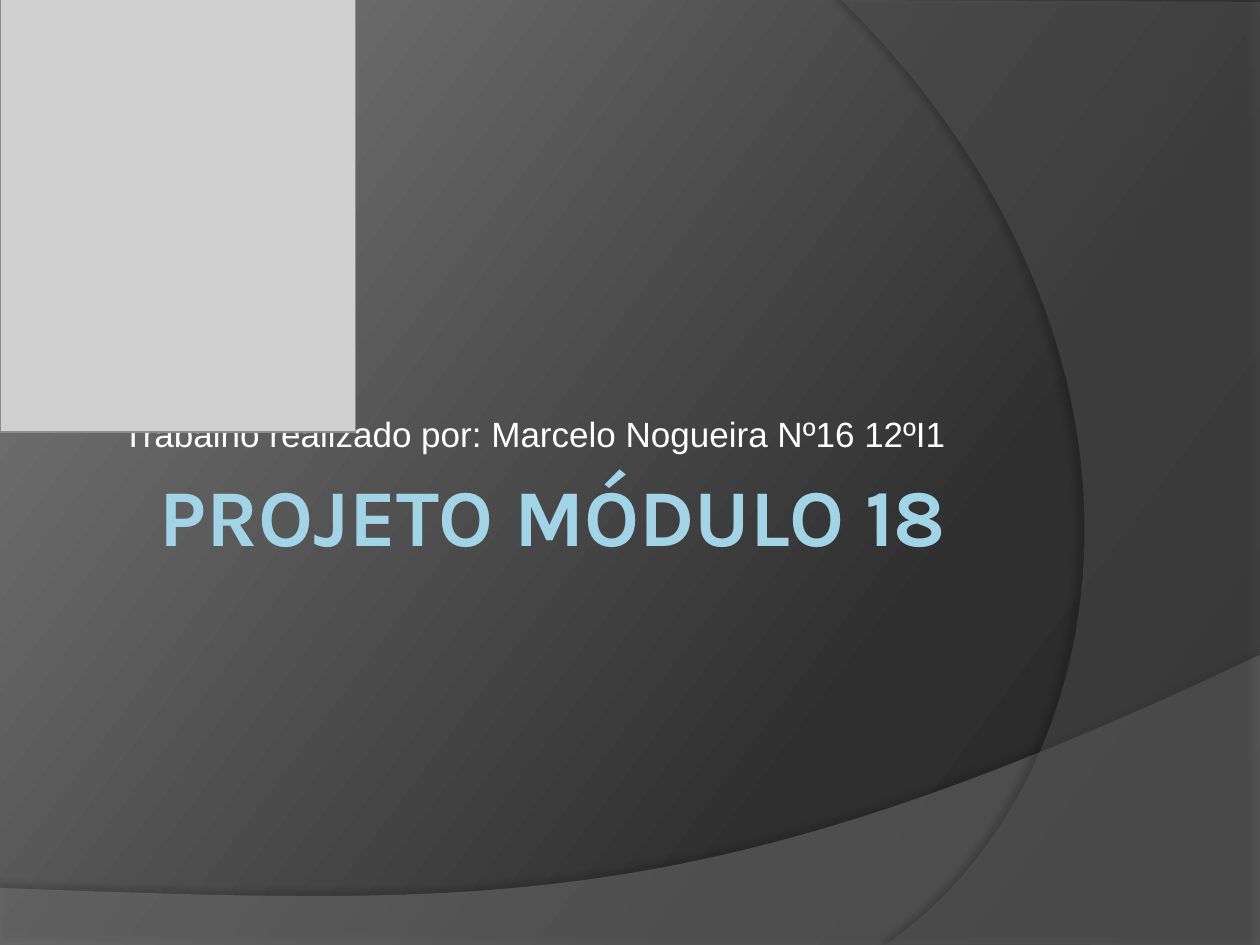
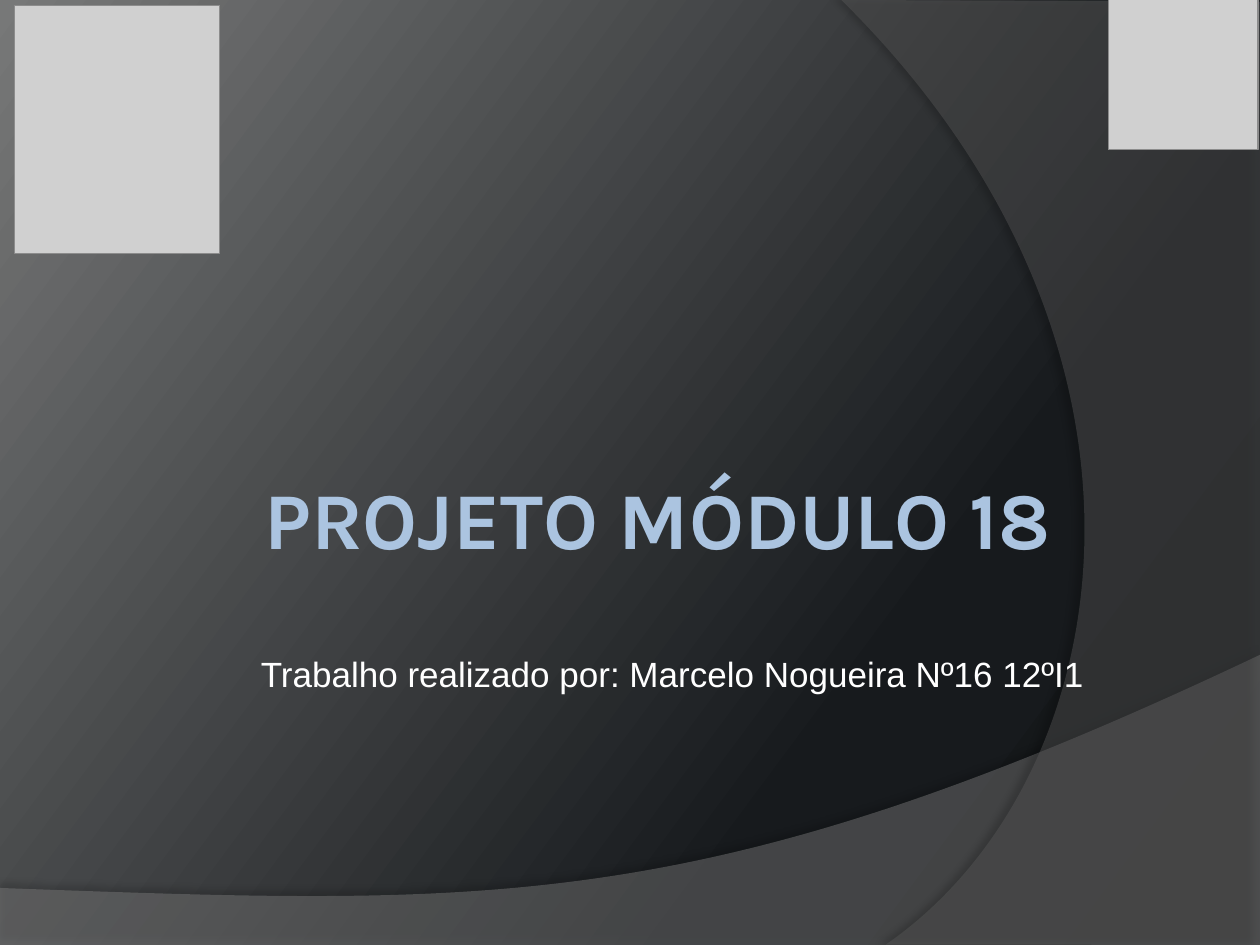
Before and after one commit to lethalarms23/projeto, a slide deck: slide 1 of apresentação.pptx. Drawn at 1260x945 pixels with LibreOffice and Linux fonts; fonts in the diff are those of the drawing; grey boxes stand for pictures. Boxes give left, top, right and bottom in pixels: in the first picture for what was removed or moved away, otherwise in the second. Text is boxed around its words. In the diff, an @@ line names an element or a change of style, - is before the commit and + after.

Commit message:
projeto

```diff
--- a/apresentação.pptx
+++ b/apresentação.pptx
@@ background gradient #282828 to #2F2F2F to #7E7E7E to gradient #141618 to #181A1D to #787879 @@
@@ picture removed at (0,0,355,432) @@
@@ picture added at (15,5,219,253) @@
@@ picture added at (1109,0,1259,150) @@
@@ title "PROJETO MÓDULO 18": place and size @@
-title "PROJETO MÓDULO 18" at (160,474,946,547)
+title "PROJETO MÓDULO 18" at (265,476,1051,550)
@@ title "PROJETO MÓDULO 18" at (265,476,1051,550): text colour gradient #A1D4E7 to #58808D to gradient #ACC6E0 to #65798B, letter outline #5DD4FF 0.39 pt to #67B3FC 0.39 pt @@
@@ subtitle "Trabalho realizado por: Marcelo Nogueira ...": place and size @@
-subtitle "Trabalho realizado por: Marcelo Nogueira ..." at (123,419,945,454)
+subtitle "Trabalho realizado por: Marcelo Nogueira ..." at (261,661,1083,693)
@@ subtitle "Trabalho realizado por: Marcelo Nogueira ..." at (261,661,1083,693): alignment right to centre @@
```
Also in this commit, not shown: 7 slides added, 7 other files.
